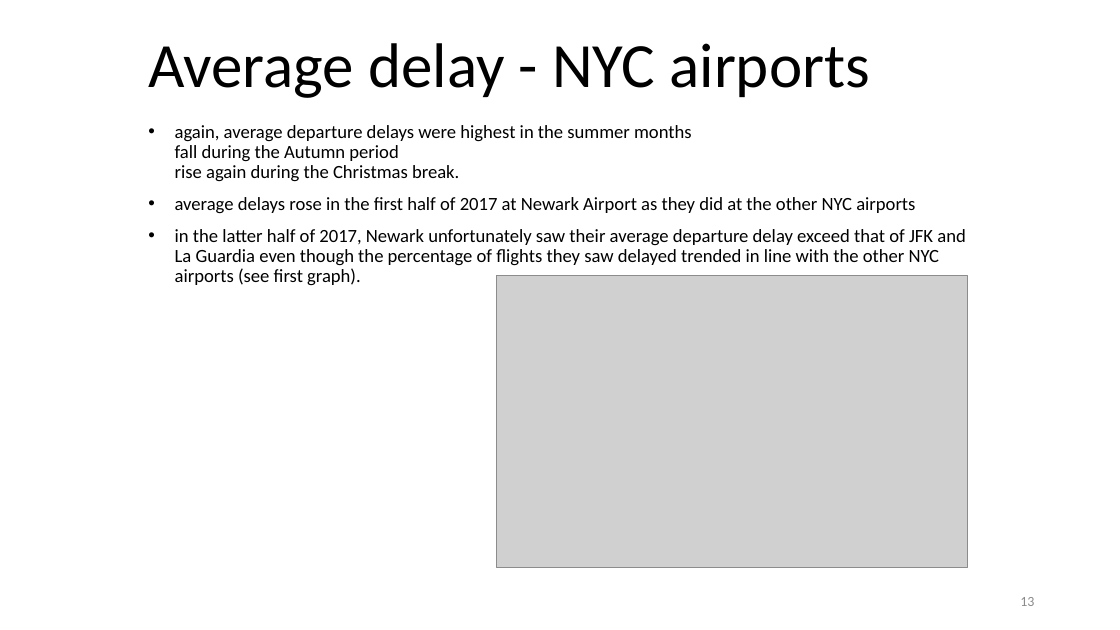
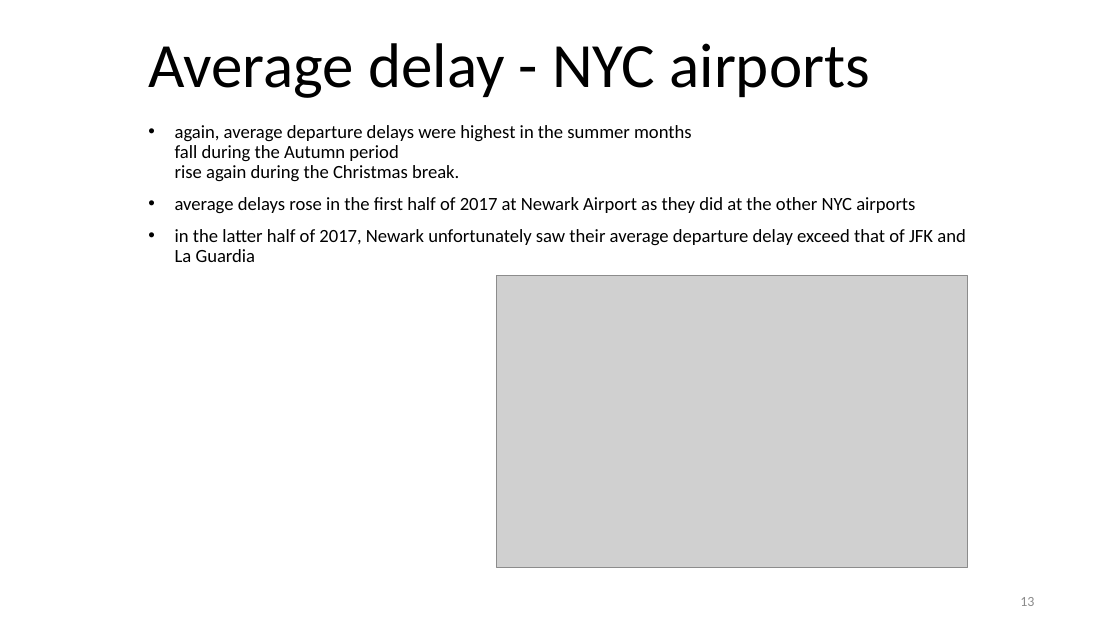
Before and after one commit to malcolmspeight/codeclan_final_project_malcolm_speight, a slide deck: slide 13 of Newark_script_01a.pptx. Drawn at 1120x630 pixels with LibreOffice and Linux fonts; fonts in the diff are those of the drawing; grey boxes stand for pictures. Boxes give left, top, right and bottom in pixels: in the first picture for what was removed or moved away, otherwise in the second. Text is boxed around its words. In the diff, an @@ line names an element or a change of style, - is before the commit and + after.

Commit message:
Presentation

```diff
--- a/Newark_script_01a.pptx
+++ b/Newark_script_01a.pptx
@@ subtitle at (x1=175, y1=229, x2=965, y2=262): text changed @@
-• in the latter half of 2017, Newark unfortunately saw their average departure delay exceed that of JFK and La Guardia even though the percentage of flights they saw delayed trended in line with the other NYC airports (see first graph).
+• in the latter half of 2017, Newark unfortunately saw their average departure delay exceed that of JFK and La Guardia
```
Also in this commit, not shown: 2 other slides changed, 2 other files.
